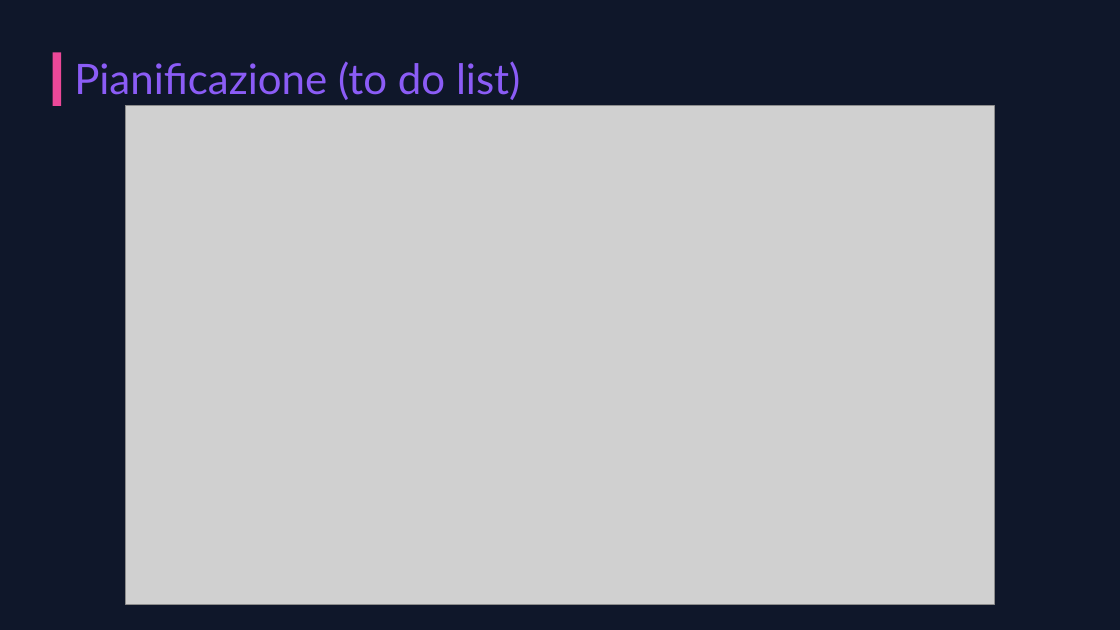
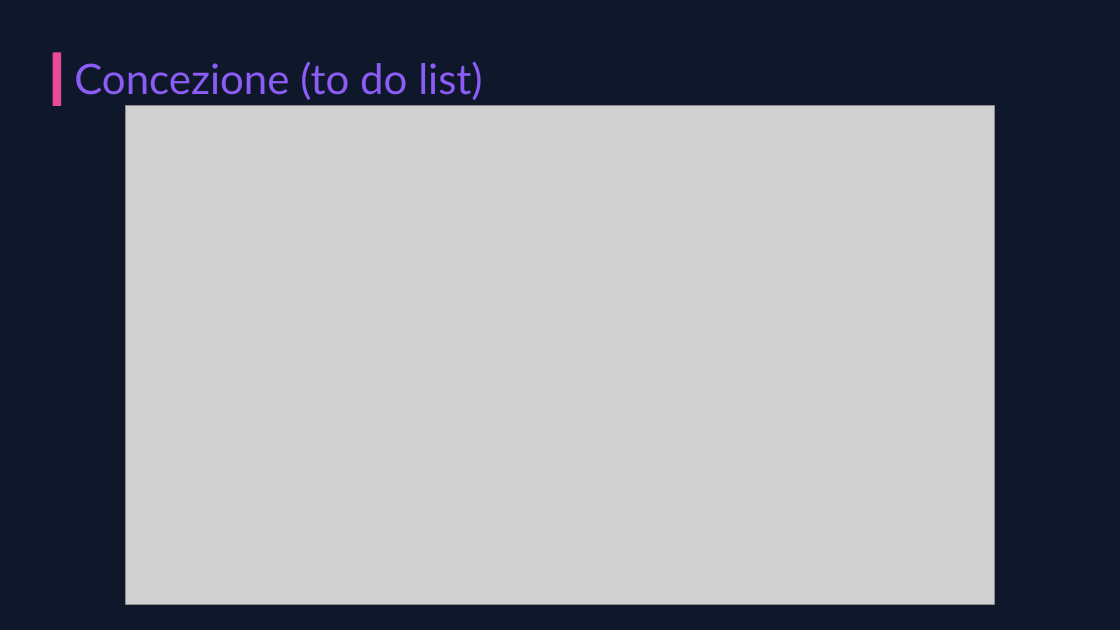
Before and after one commit to Julie0411/study_modulo_306, a slide deck: slide 6 of documentazione/Presentazione_progetto_StudySpace_Elisa_Julie.pptx. Drawn at 1120x630 pixels with LibreOffice and Linux fonts; fonts in the diff are those of the drawing; grey boxes stand for pictures. Boxes give left, top, right and bottom in pixels: in the first picture for what was removed or moved away, otherwise in the second. Text is boxed around its words. In the diff, an @@ line names an element or a change of style, - is before the commit and + after.

Commit message:
last commit

```diff
--- a/documentazione/Presentazione_progetto_StudySpace_Elisa_Julie.pptx
+++ b/documentazione/Presentazione_progetto_StudySpace_Elisa_Julie.pptx
@@ text at box(74, 61, 482, 100): text changed @@
-Pianificazione (to do list)
+Concezione (to do list)
```
Also in this commit, not shown: 1 other slide changed, 1 slide added.
